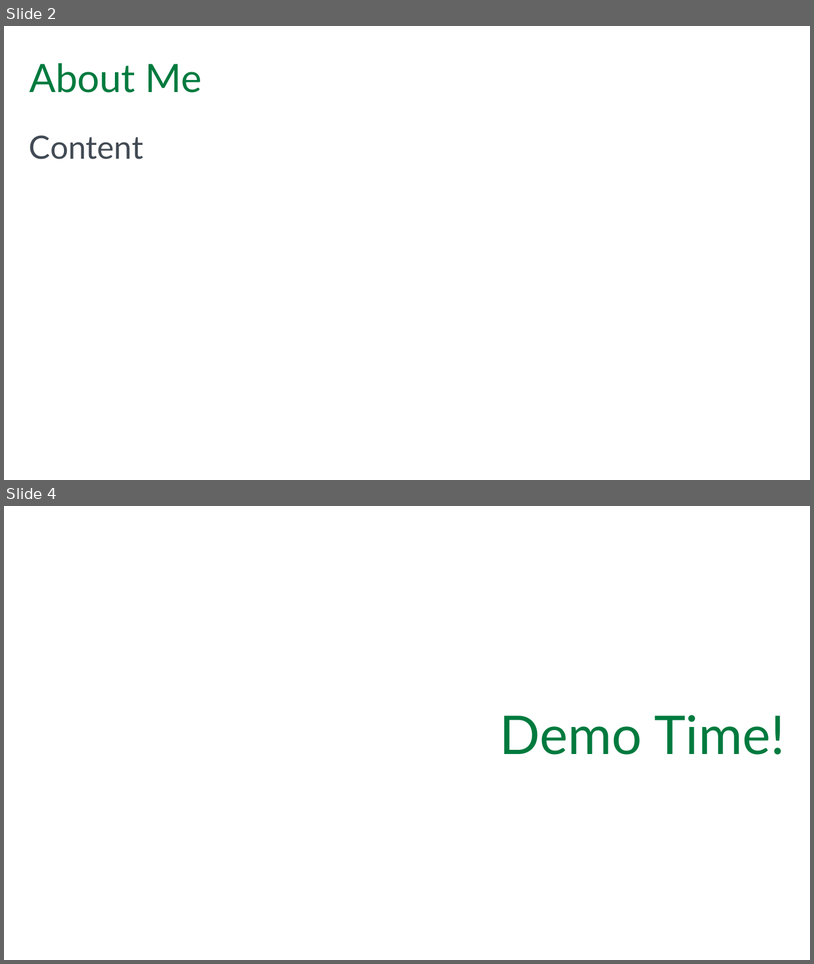
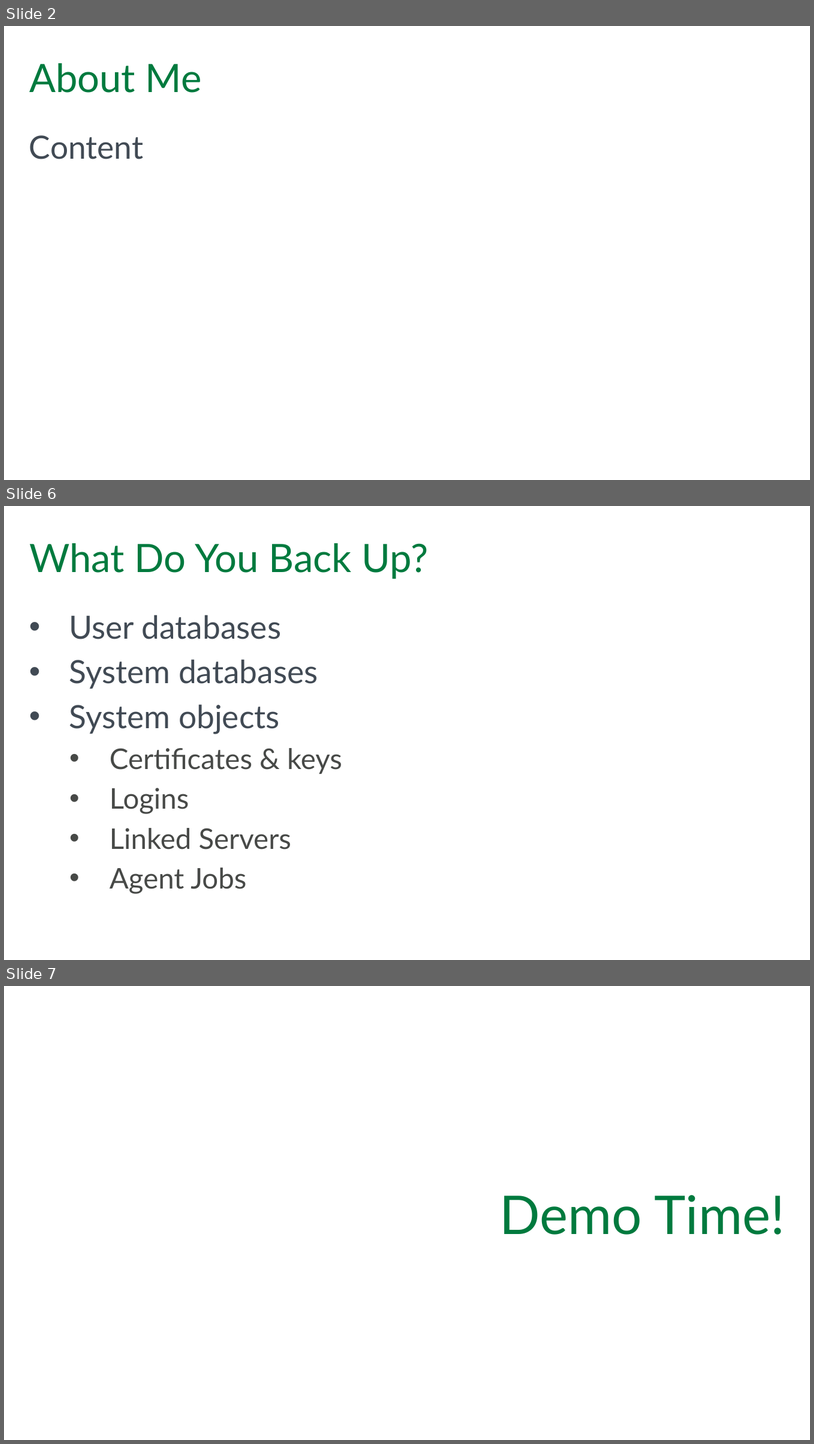
Before and after one commit to dataplat/community-presentations, a slide deck: andy-levy/BackupManagement/Backup Management with dbatools.pptx. Shown one above the other, each under a label of ours: slides 2 and 4 before the commit, slides 2, 6 and 7 after it; the slides between them are not shown. The pictures are 814x964 and 814x1444 pixels, drawn with LibreOffice and Linux fonts; fonts in the diff are those of the drawing; background and template pictures are left out. Boxes give left, top, right and bottom in pixels: in the first picture for what was removed or moved away, otherwise in the second. Text is boxed around its words. In the diff, an @@ line names an element or a change of style, - is before the commit and + after.

```diff
--- a/andy-levy/BackupManagement/Backup Management with dbatools.pptx
+++ b/andy-levy/BackupManagement/Backup Management with dbatools.pptx
@@ slide 6 added at <box>4,506,810,960</box>, background #FFFFFF @@
@@ title added at <box>29,543,429,579</box>, 44 pt, text #007A3E @@
+What Do You Back Up?
@@ text added at <box>69,615,342,894</box>, 32 pt, text #474947 @@
+• User databases
+• System databases
+• System objects
+  • Certificates & keys
+  • Logins
+  • Linked Servers
+  • Agent Jobs
@@ what was slide 4 is now slide 7 @@
```
Also in this commit, not shown: 1 slide changed, 2 other slides added, 1 other file.
